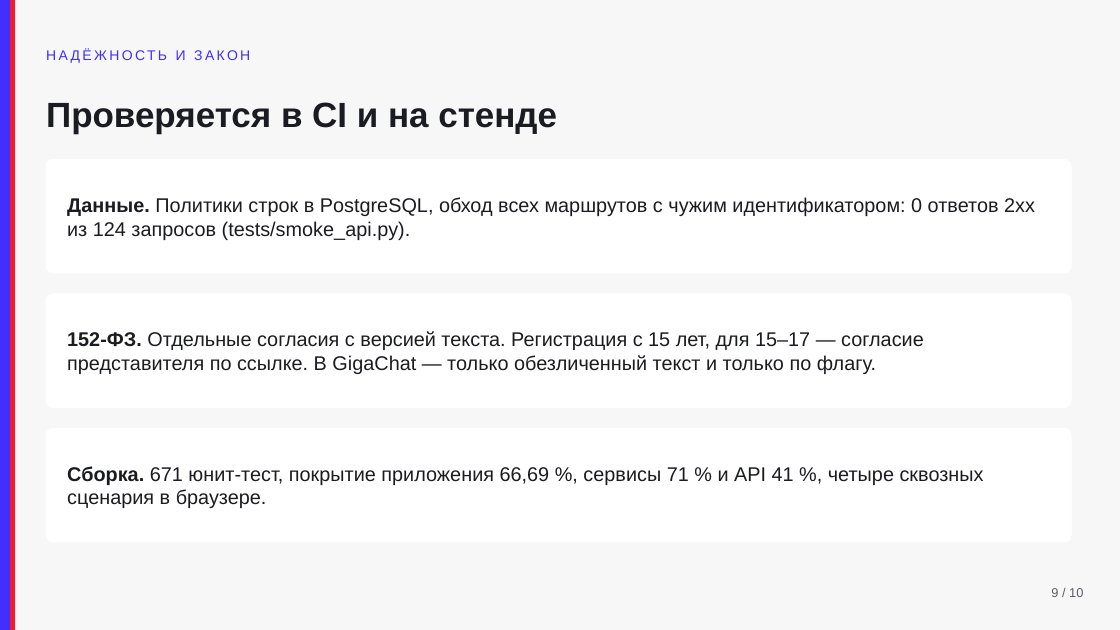
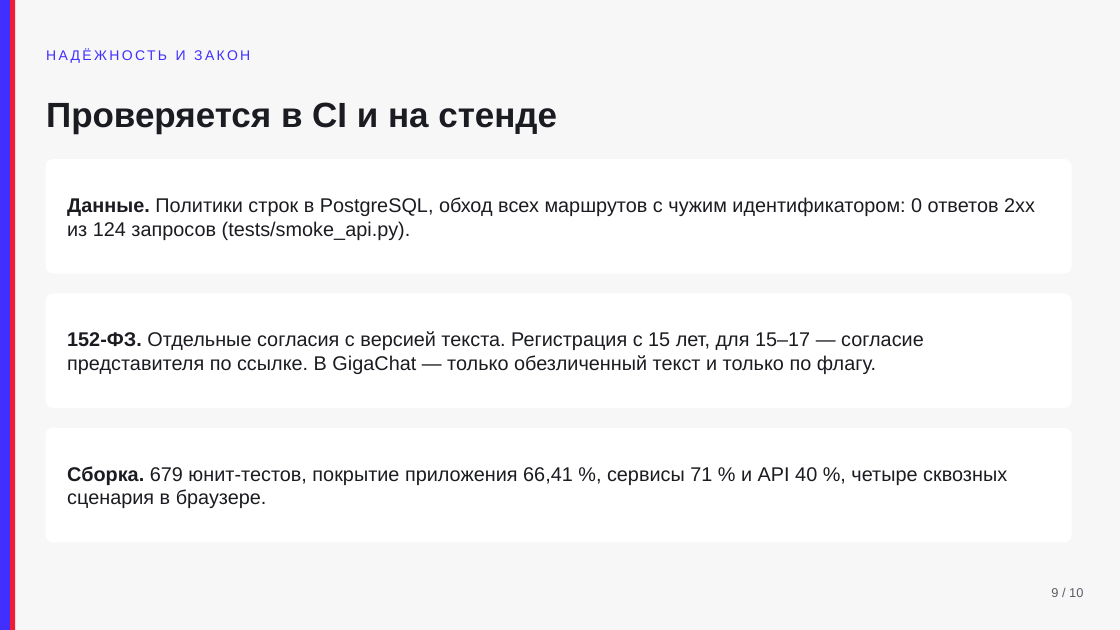
Before and after one commit to KonkovDV/fsp-talent, a slide deck: slide 9 of docs/pitch.pptx. Drawn at 1120x630 pixels with LibreOffice and Linux fonts; fonts in the diff are those of the drawing. Boxes give left, top, right and bottom in pixels: in the first picture for what was removed or moved away, otherwise in the second. Text is boxed around its words. In the diff, an @@ line names an element or a change of style, - is before the commit and + after.

Commit message:
Записать в документы правила, которые держит эта сборка.

```diff
--- a/docs/pitch.pptx
+++ b/docs/pitch.pptx
@@ text at [67,466,1007,508]: text changed @@
-Сборка. 671 юнит-тест, покрытие приложения 66,69 %, сервисы 71 % и API 41 %, четыре сквозных сценария в браузере.
+Сборка. 679 юнит-тестов, покрытие приложения 66,41 %, сервисы 71 % и API 40 %, четыре сквозных сценария в браузере.
```
Also in this commit, not shown: 12 other files.
